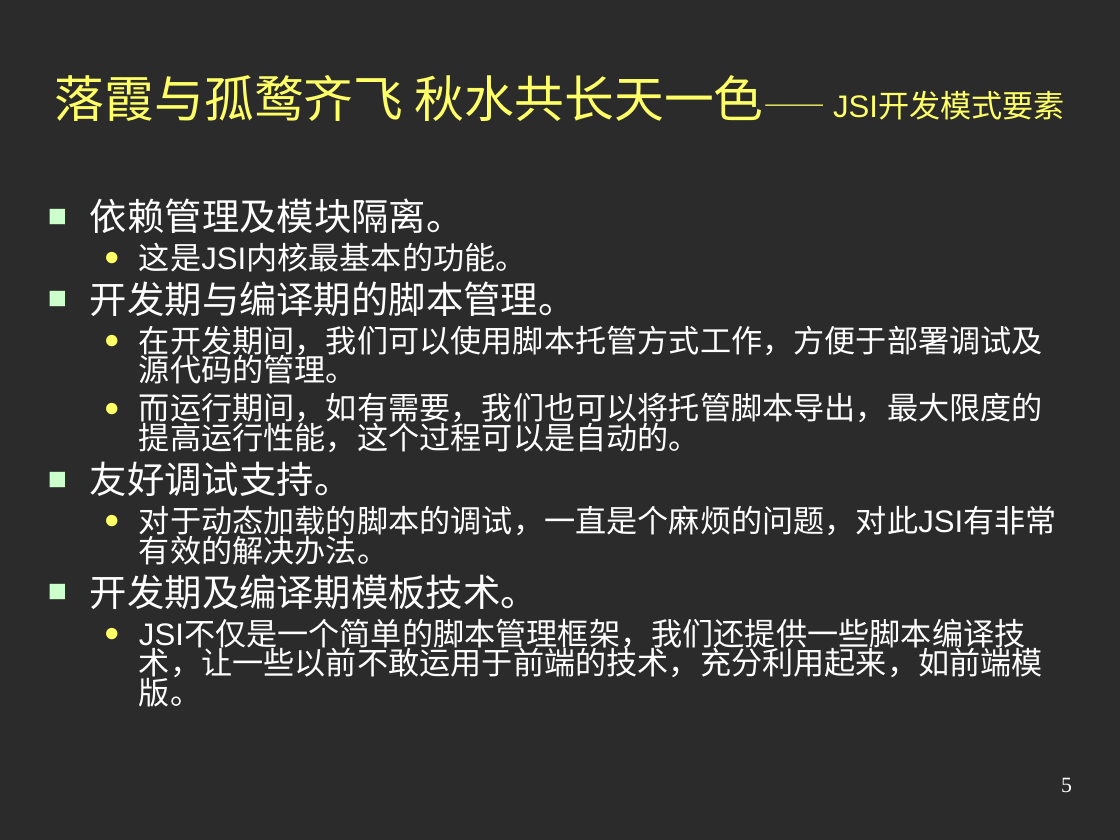
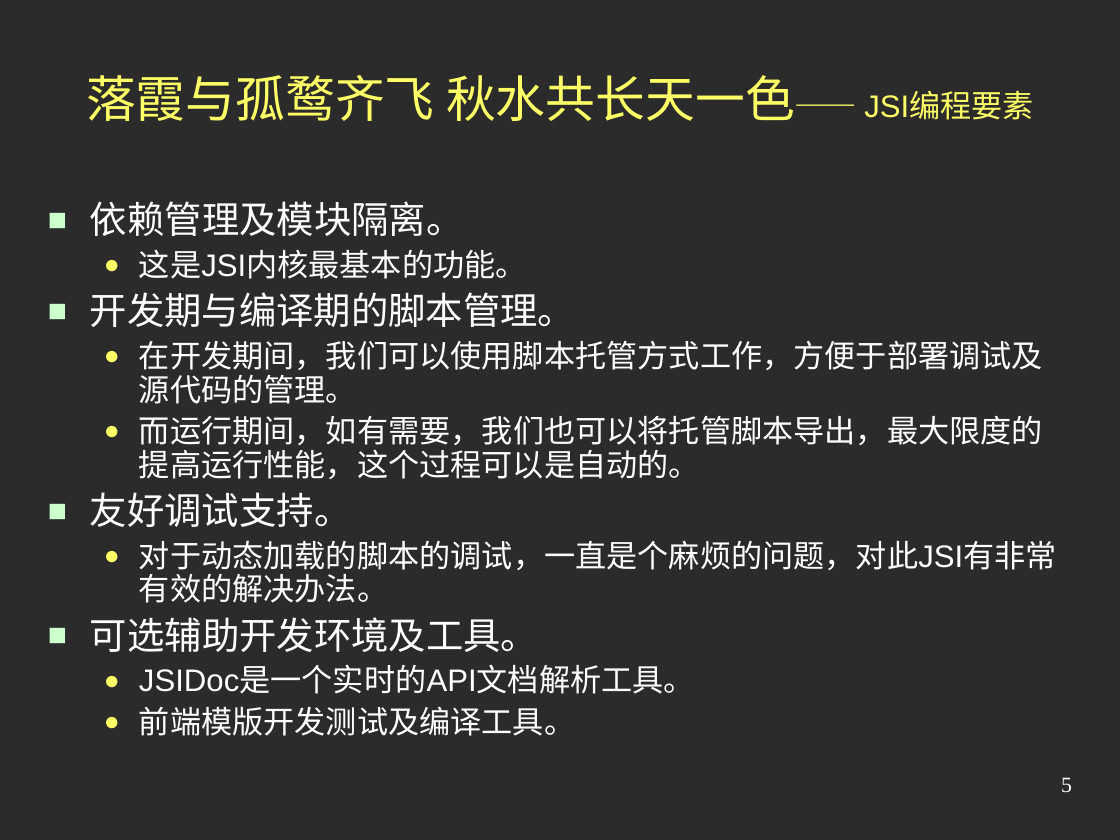
Before and after one commit to austgl/jsi, a slide deck: slide 5 of JSI2/web/doc/Preview2.ppt. Drawn at 1120x840 pixels with LibreOffice and Linux fonts; fonts in the diff are those of the drawing; background and template pictures are left out; a plain dark background stands for a picture behind light text. Boxes give left, top, right and bottom in pixels: in the first picture for what was removed or moved away, otherwise in the second. Text is boxed around its words. In the diff, an @@ line names an element or a change of style, - is before the commit and + after.

```diff
--- a/JSI2/web/doc/Preview2.ppt
+++ b/JSI2/web/doc/Preview2.ppt
@@ title at (x1=86, y1=75, x2=1034, y2=121): text changed @@
-落霞与孤鹜齐飞 秋水共长天一色—— JSI开发模式要素
+落霞与孤鹜齐飞 秋水共长天一色—— JSI编程要素
@@ text at (x1=90, y1=201, x2=1057, y2=603): line spacing 0.8 to 0.9 @@
@@ text at (x1=90, y1=617, x2=695, y2=736): text changed @@
-■ 开发期及编译期模板技术。
-  ● JSI不仅是一个简单的脚本管理框架，我们还提供一些脚本编译技术，让一些以前不敢运用于前端的技术，充分利用起来，如前端模版。
+■ 可选辅助开发环境及工具。
+  ● JSIDoc是一个实时的API文档解析工具。
+  ● 前端模版开发测试及编译工具。
```
Also in this commit, not shown: 4 other slides changed.
